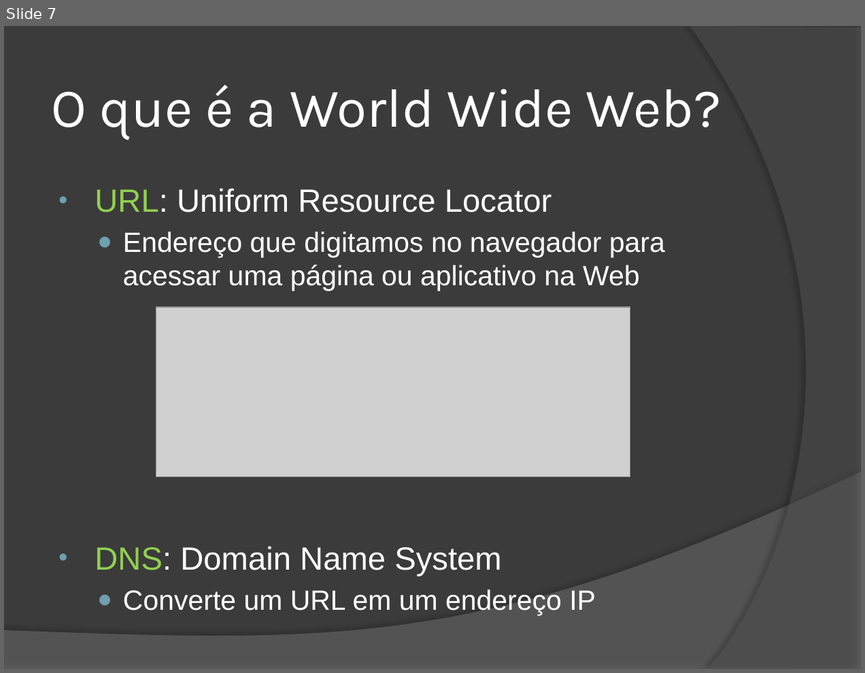
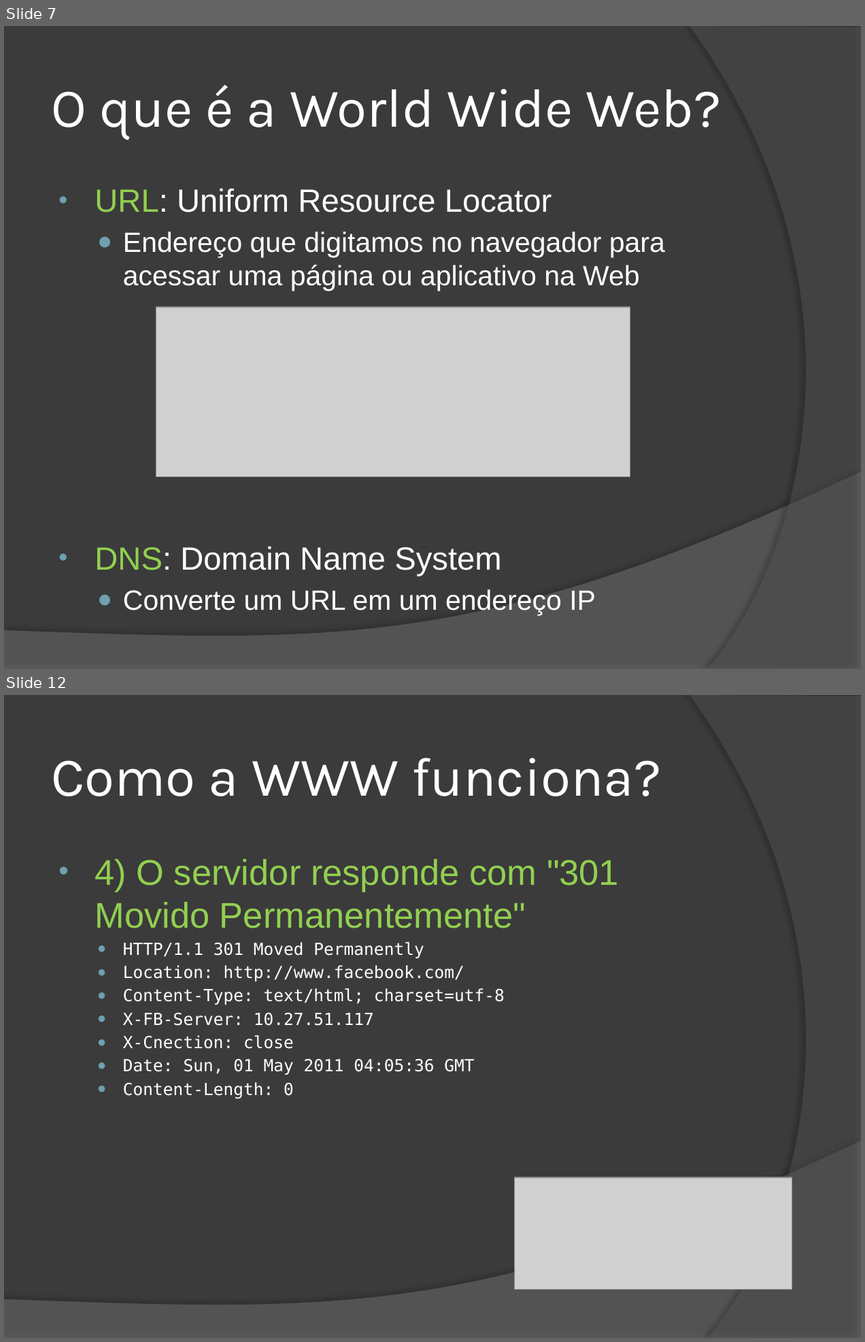
Before and after one commit to wind39/wind39.github.io, a slide deck: curso/modulo4capitulo1.pptx. Shown one above the other, each under a label of ours: slide 7 before the commit, slides 7 and 12 after it; the slides between them are not shown. The pictures are 865x673 and 865x1342 pixels, drawn with LibreOffice and Linux fonts; fonts in the diff are those of the drawing; grey boxes stand for pictures. Boxes give left, top, right and bottom in pixels: in the first picture for what was removed or moved away, otherwise in the second. Text is boxed around its words. In the diff, an @@ line names an element or a change of style, - is before the commit and + after.

```diff
--- a/curso/modulo4capitulo1.pptx
+++ b/curso/modulo4capitulo1.pptx
@@ slide 12 added at (x1=4, y1=695, x2=861, y2=1338), background #3B3B3B; not listed: 2 template elements that a slide beside it also shows @@
@@ title added at (x1=51, y1=758, x2=661, y2=796), 46 pt, text #FFFFFF @@
+Como a WWW funciona?
@@ text added at (x1=94, y1=859, x2=619, y2=1098), 14 pt, text #FFFFFF @@
+• 4) O servidor responde com "301 Movido Permanentemente"
+  ● HTTP/1.1 301 Moved Permanently
+  ● Location: http://www.facebook.com/
+  ● Content-Type: text/html; charset=utf-8
+  ● X-FB-Server: 10.27.51.117
+  ● X-Cnection: close
+  ● Date: Sun, 01 May 2011 04:05:36 GMT
+  ● Content-Length: 0
@@ picture added at (x1=515, y1=1177, x2=792, y2=1289) @@
```
Also in this commit, not shown: 2 slides changed, 10 other slides added, 19 other files.
